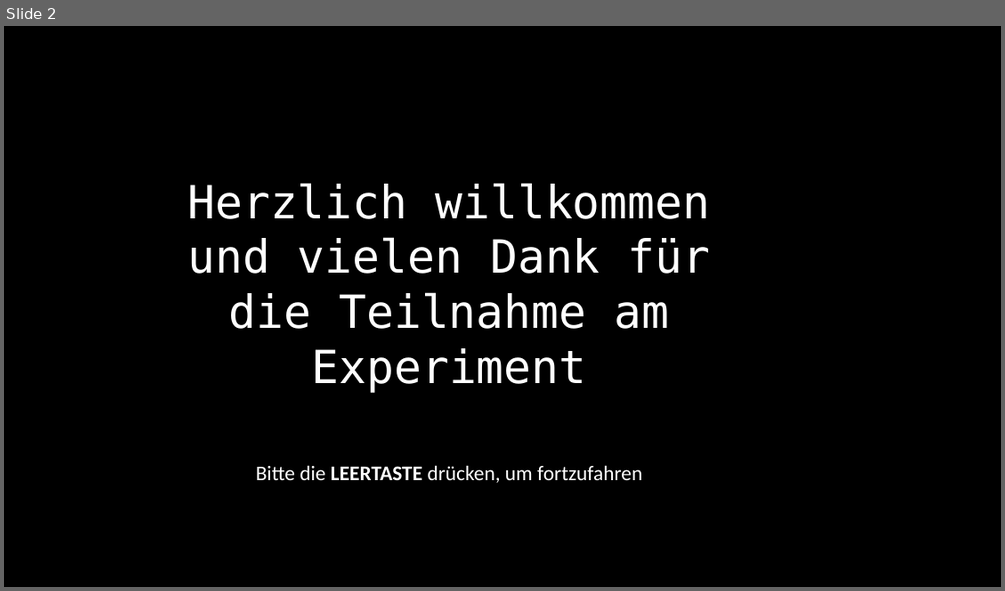
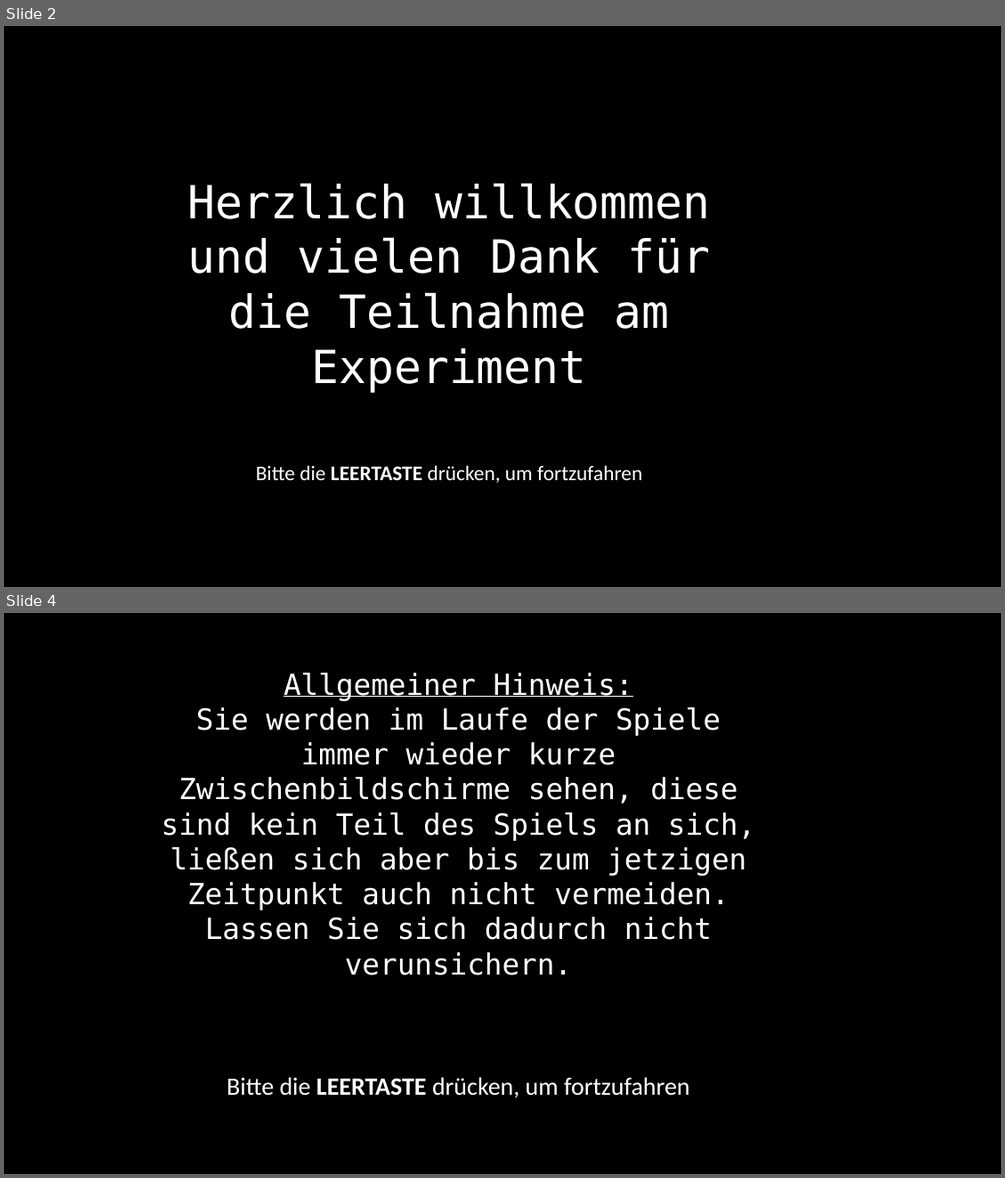
Before and after one commit to sean-mulready/Vizdoom-Scripts, a slide deck: exp_img/instructions.pptx. Shown one above the other, each under a label of ours: slide 2 before the commit, slides 2 and 4 after it; the slides between them are not shown. The pictures are 1005x591 and 1005x1178 pixels, drawn with LibreOffice and Linux fonts; fonts in the diff are those of the drawing. Boxes give left, top, right and bottom in pixels: in the first picture for what was removed or moved away, otherwise in the second. Text is boxed around its words. In the diff, an @@ line names an element or a change of style, - is before the commit and + after.

```diff
--- a/exp_img/instructions.pptx
+++ b/exp_img/instructions.pptx
@@ slide 4 added at (4, 613, 1001, 1174), background #000000 @@
@@ text added at (162, 673, 755, 1098), 28 pt, text #FFFFFF @@
+Allgemeiner Hinweis:
+Sie werden im Laufe der Spiele immer wieder kurze Zwischenbildschirme sehen, diese sind kein Teil des Spiels an sich, ließen sich aber bis zum jetzigen Zeitpunkt auch nicht vermeiden. Lassen Sie sich dadurch nicht verunsichern.
+Bitte die LEERTASTE drücken, um fortzufahren
```
Also in this commit, not shown: 3 slides changed, 18 other slides added, 41 other files.
